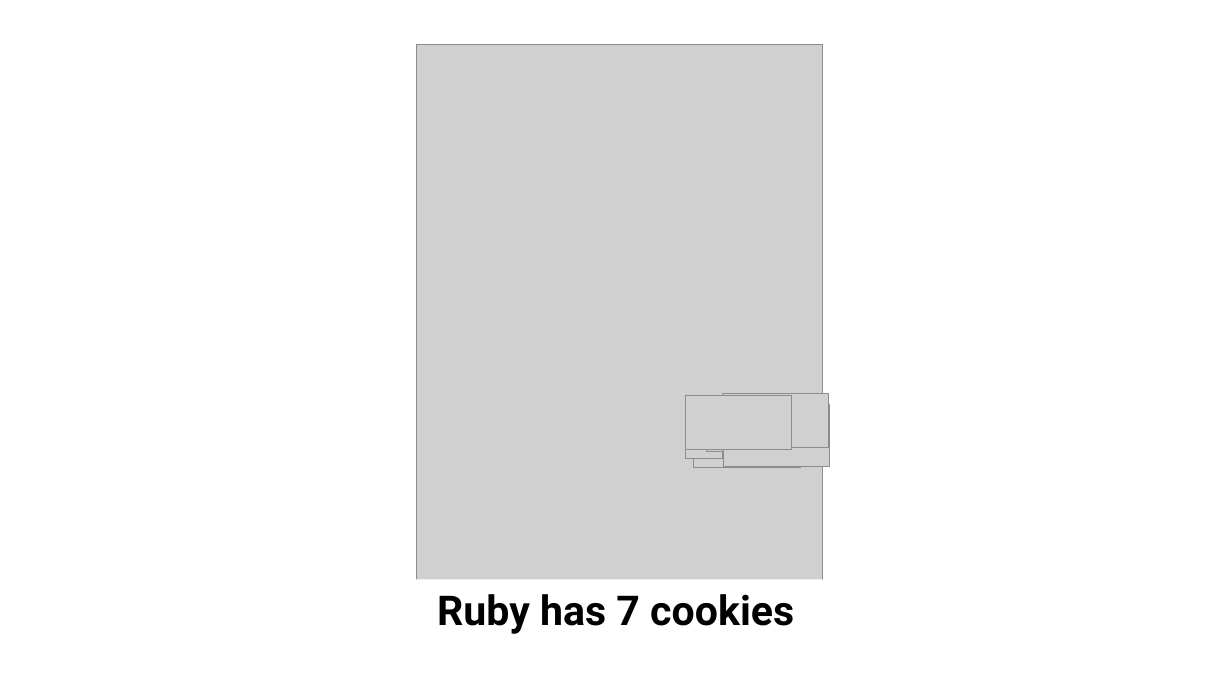
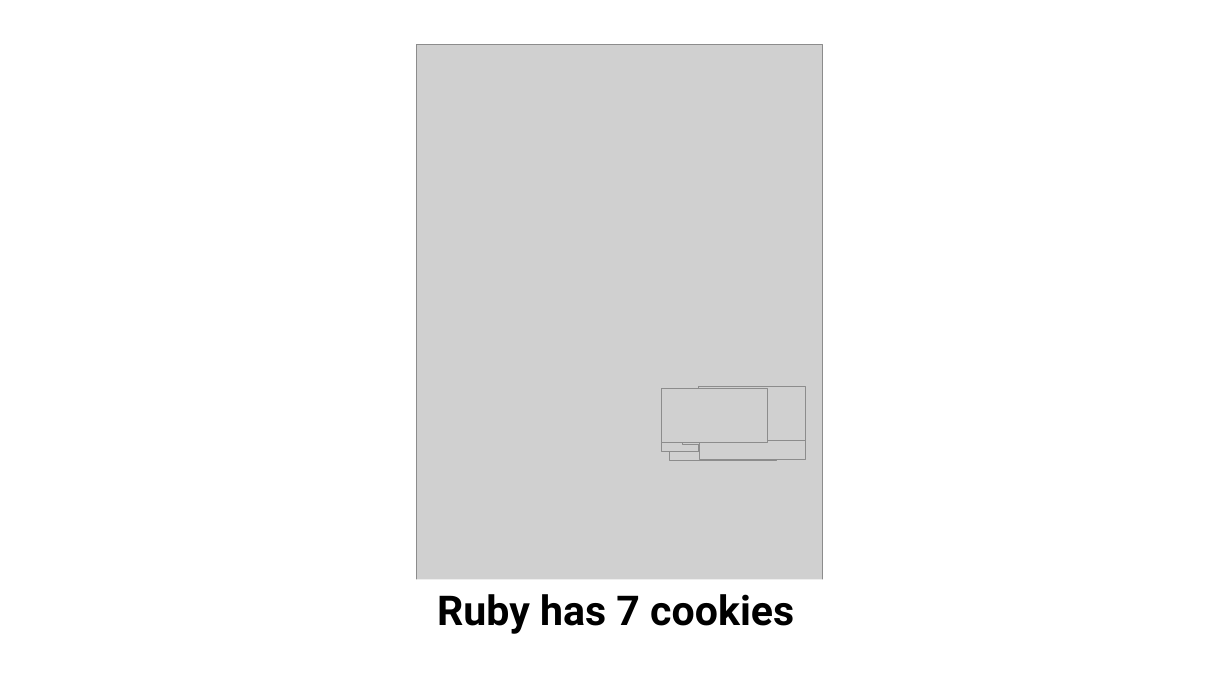
Before and after one commit to Katie-Lan/legal_cognition, a slide deck: slide 4 of code/experiments/experiment1/adults - v above zero/trailppt/kai and ruby above 0.pptx. Drawn at 1232x693 pixels with LibreOffice and Linux fonts; fonts in the diff are those of the drawing; grey boxes stand for pictures; background and template pictures are left out. Boxes give left, top, right and bottom in pixels: in the first picture for what was removed or moved away, otherwise in the second. Text is boxed around its words. In the diff, an @@ line names an element or a change of style, - is before the commit and + after.

```diff
--- a/code/experiments/experiment1/adults - v above zero/trailppt/kai and ruby above 0.pptx
+++ b/code/experiments/experiment1/adults - v above zero/trailppt/kai and ruby above 0.pptx
@@ 4 pictures: place and size @@
-4 pictures at box(686, 394, 829, 464)
+4 pictures at box(662, 386, 805, 457)
@@ 4 pictures: place and size @@
-4 pictures at box(685, 396, 830, 468)
+4 pictures at box(662, 389, 806, 460)
```
Also in this commit, not shown: 3 other slides changed, 8 other files.
